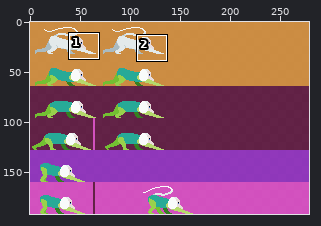
Pixel-art file, stored at animations-dev/micca-crouch-walk.aseprite. The first picture is a wide view before the edit; the outline marks the close-up.
Close-up. Before the edit:
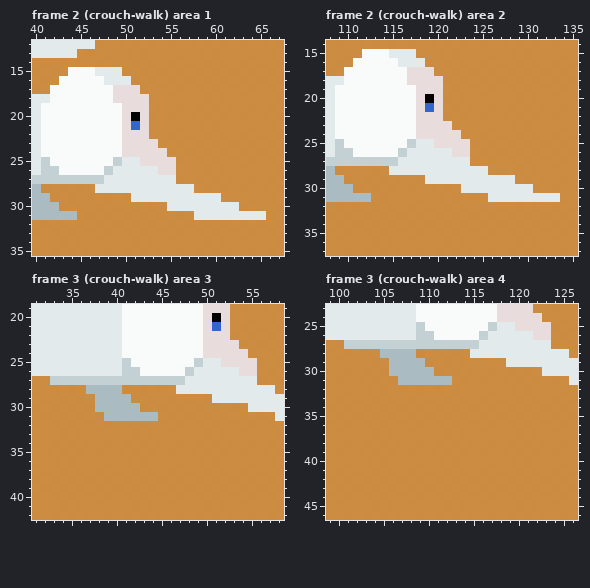
279x192 pixels, 28 frames. Shown: frame 2 (crouch-walk) area 1: x 40..67, y 12..35; frame 2 (crouch-walk) area 2: x 108..135, y 14..37; frame 3 (crouch-walk) area 3: x 31..58, y 19..42; frame 3 (crouch-walk) area 4: x 99..126, y 23..46. The commit also changed other frames or places, which this record leaves out.
After the commit:
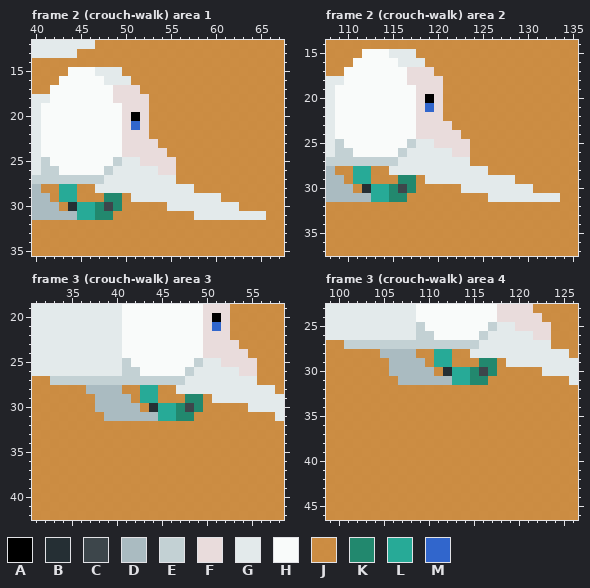
Palette (. is transparent): A #000000  B #252f34  C #3d464b  D #aabbc1  E #c3d1d4  F #e9dcdc  G #e3eaeb  H #f9fbfa  J #cd8a34e6  K #22886e  L #27aa97  M #3166cc
Changes in this commit:
layer "micca crouch v2 Copy Copy Copy Copy Copy" added
layer "micca crouch v2 Copy Copy Copy Copy Copy" added
Frame 2 (crouch-walk) area 1, layer "micca crouch v2 Copy Copy Copy Copy Copy":
Colour J becomes colour B in row 30 at x 44.
Colour J becomes colour C in row 30 at x 48.
Colour J becomes colour K in row 29 at x 48 to 49; in row 30 at x 47 and 49; in row 31 at x 47 to 48.
Colour J becomes colour L in rows 28 to 29 at x 43 to 44; in rows 30 to 31 at x 45 to 46.
Frame 2 (crouch-walk) area 2, layer "micca crouch v2 Copy Copy Copy Copy Copy":
Colour J becomes colour B in row 30 at x 112.
Colour J becomes colour C in row 30 at x 116.
Colour J becomes colour K in row 29 at x 116 to 117; in row 30 at x 115 and 117; in row 31 at x 115 to 116.
Colour J becomes colour L in rows 28 to 29 at x 111 to 112; in rows 30 to 31 at x 113 to 114.
Frame 3 (crouch-walk) area 3, layer "micca crouch v2 Copy Copy Copy Copy Copy": the same change as frame 2 (crouch-walk) area 1
Frame 3 (crouch-walk) area 4, layer "micca crouch v2 Copy Copy Copy Copy Copy": the same change as frame 2 (crouch-walk) area 2
